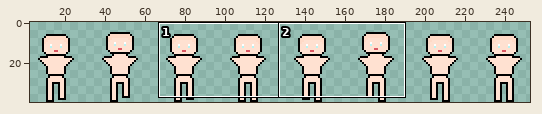
Pixel-art file, stored at Aseprite/Front-walk-template-F.aseprite. The picture above shows the old version from afar; the outline marks the close-up.
Close-up. Before the commit:
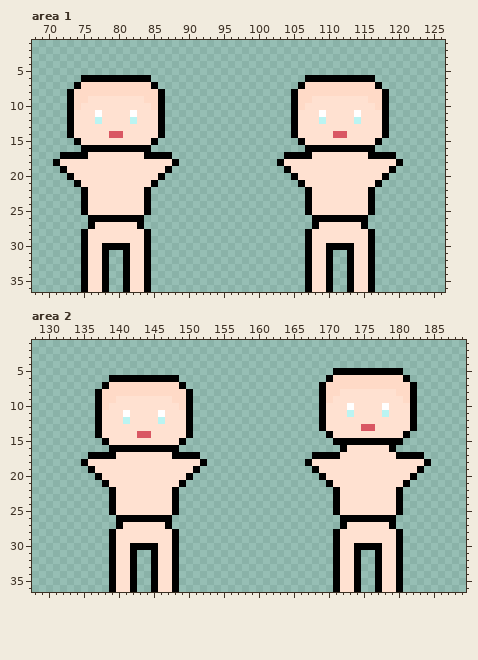
256x40 pixels, 1 frame. Shown: area 1: x 68..126, y 1..36; area 2: x 128..189, y 1..36. The wide view leaves out empty margins. The commit also changed other parts of the picture, which this record leaves out.
The result:
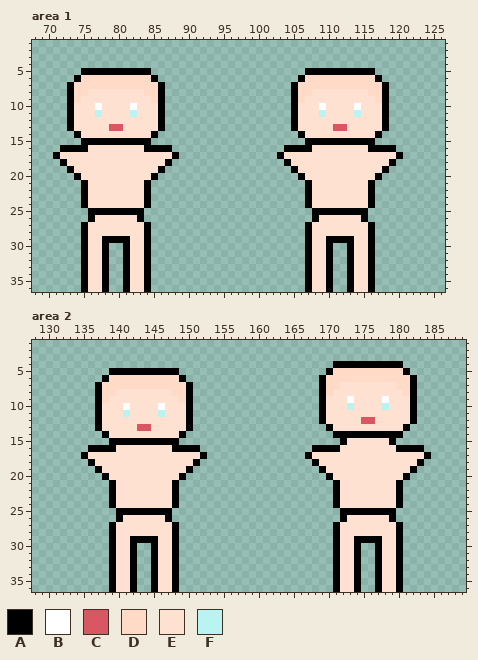
Palette (. is transparent): A #000000  B #ffffff  C #d95763  D #ffdac7  E #ffe1d1  F #baf4f2
The exact change:
Changed rows in their new state; - is an unchanged pixel.
Area 1, layer "Layer 2":
first column x 71:
 5 ----AAAAAAAAAA----------------------AAAAAAAAAA----
 6 ---ADDDDDDDDDDA--------------------ADDDDDDDDDDA---
 7 --AD----------DA------------------AD----------DA--
 8 -----EEEEEEEE------------------------EEEEEEEE-----
 9 ----E--------E----------------------E--------E----
10 ---E--B----B--E--------------------E--B----B--E---
11 ------F----F--------------------------F----F------
12 ------E----E--------------------------E----E------
13 --------CC------------------------------CC--------
14 --.A----EE----A.------------------.A----EE----A.--
15 ---.AAAAAAAAAA.--------------------.AAAAAAAAAA.---
16 -AAA-EEEEEEEE-AAA----------------AAA-EEEEEEEE-AAA-
17 AEEEE--------EEEEA--------------AEEEE--------EEEEA
18 .A--------------A.--------------.A--------------A.
19 -.A------------A.----------------.A------------A.-
20 --.A----------A.------------------.A----------A.--
21 ---.A--------A.--------------------.A--------A.---
first column x 75:
25 .AAAAAAAA.----------------------.AAAAAAAA.
26 --EEEEEE--------------------------EEEEEE--
27 AE------EA----------------------AE------EA
29 ---AAAA----------------------------AAAA---
30 ----..------------------------------..----
Area 2, layer "Layer 2":
first column x 135:
 4 ------------------------------------AAAAAAAAAA----
 5 ----AAAAAAAAAA---------------------ADDDDDDDDDDA---
 6 ---ADDDDDDDDDDA-------------------AD----------DA--
 7 --AD----------DA---------------------EEEEEEEE-----
 8 -----EEEEEEEE-----------------------E--------E----
 9 ----E--------E---------------------E--B----B--E---
10 ---E--B----B--E-----------------------F----F------
11 ------F----F--------------------------E----E------
12 ------E----E----------------------------CC--------
13 --------CC------------------------.A----EE----A.--
14 --.A----EE----A.-------------------.AAAAAAAAAA.---
15 ---.AAAAAAAAAA.---------------------.-EEEEEE-.----
16 -AAA-EEEEEEEE-AAA----------------AAAAE------EAAAA-
17 AEEEE--------EEEEA--------------AEEEE--------EEEEA
18 .A--------------A.--------------.A--------------A.
19 -.A------------A.----------------.A------------A.-
20 --.A----------A.------------------.A----------A.--
21 ---.A--------A.--------------------.A--------A.---
first column x 139:
25 .AAAAAAAA.----------------------.AAAAAAAA.
26 --EEEEEE--------------------------EEEEEE--
27 AE------EA----------------------AE------EA
29 ---AAAA----------------------------AAAA---
30 ----..------------------------------..----
Where, in picture pixels (left, top, right, bottom), the same in both close-ups:
changed: (53, 68, 179, 187)
changed: (277, 68, 403, 187)
changed: (81, 208, 151, 250)
changed: (305, 208, 375, 250)
changed: (305, 361, 431, 487)
changed: (81, 368, 207, 487)
changed: (109, 508, 179, 550)
changed: (333, 508, 403, 550)
